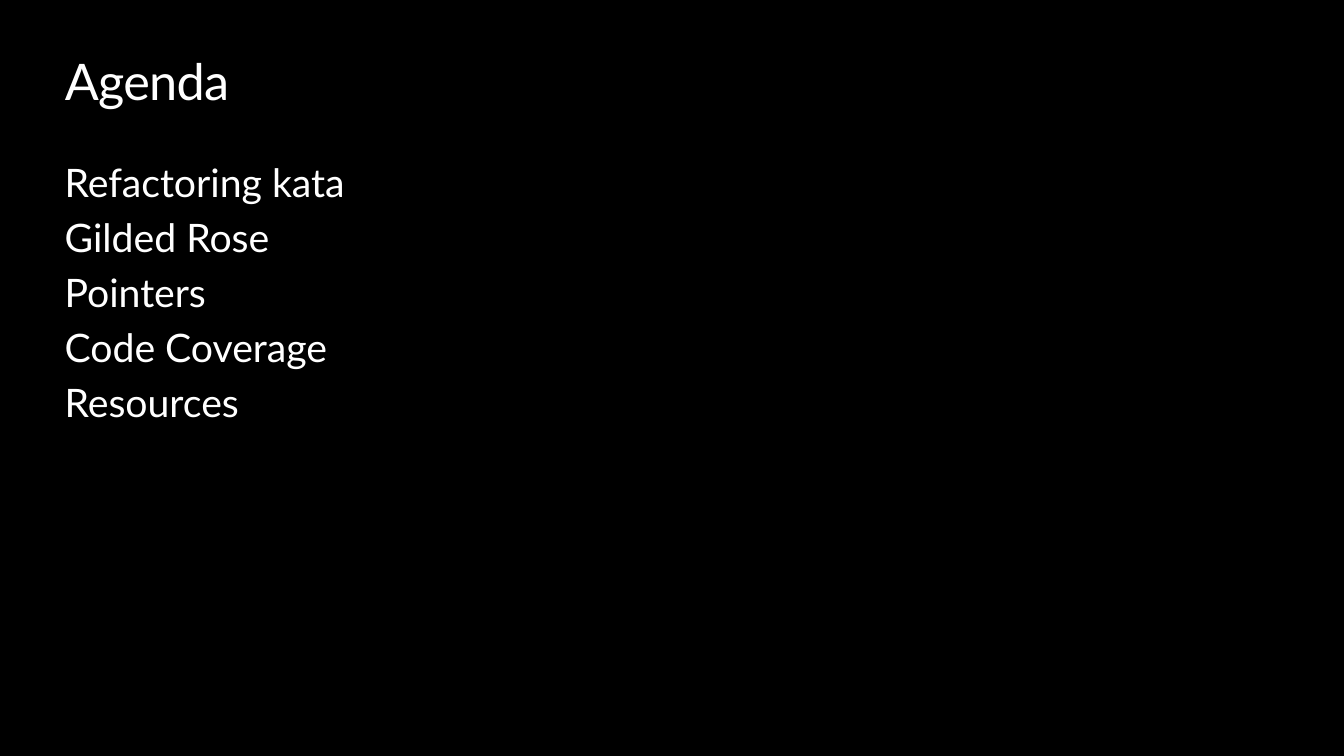
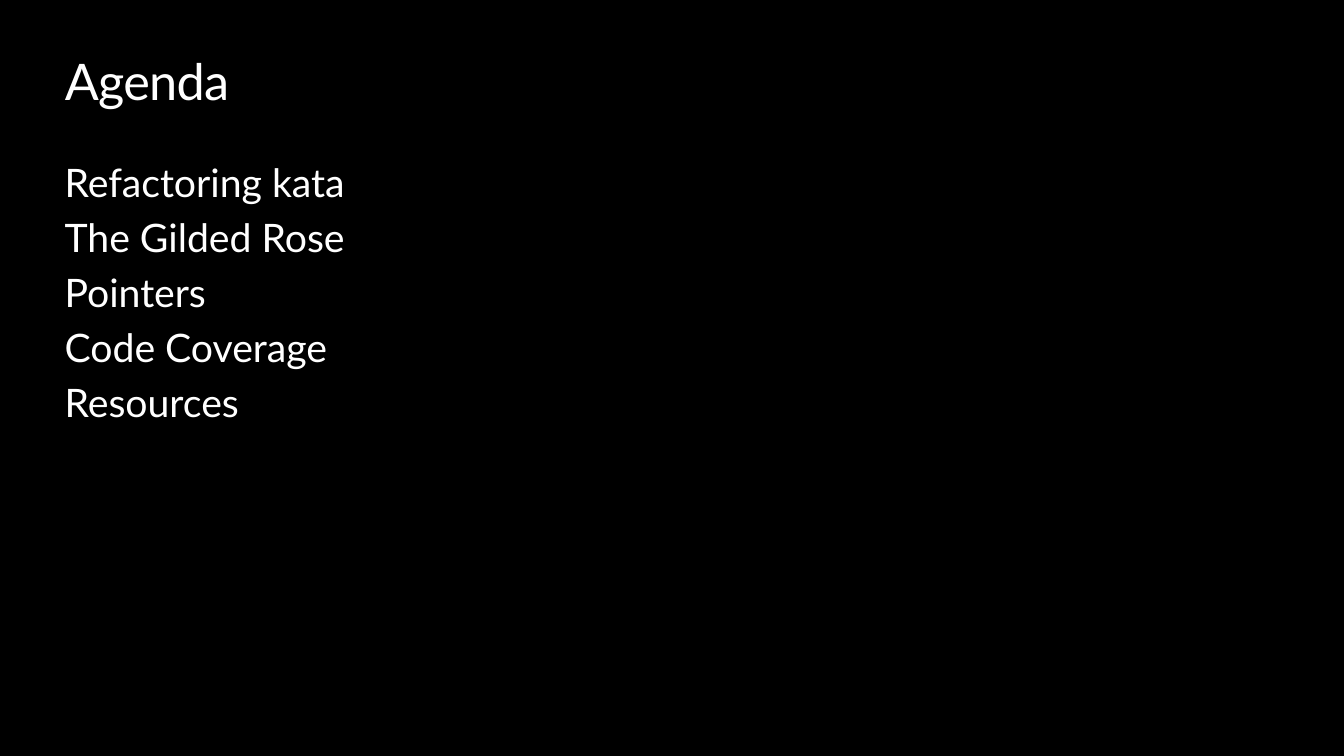
Before and after one commit to ondfisk/BDSA2020, a slide deck: slide 2 of Slides/Lecture08a - The Gilded Rose.pptx. Drawn at 1344x756 pixels with LibreOffice and Linux fonts; fonts in the diff are those of the drawing; background and template pictures are left out. Boxes give left, top, right and bottom in pixels: in the first picture for what was removed or moved away, otherwise in the second. Text is boxed around its words. In the diff, an @@ line names an element or a change of style, - is before the commit and + after.

```diff
--- a/Slides/Lecture08a - The Gilded Rose.pptx
+++ b/Slides/Lecture08a - The Gilded Rose.pptx
@@ text at bbox=[65, 223, 345, 253]: text changed @@
-Gilded Rose
+The Gilded Rose
```
Also in this commit, not shown: 2 other slides changed, 11 other files.
